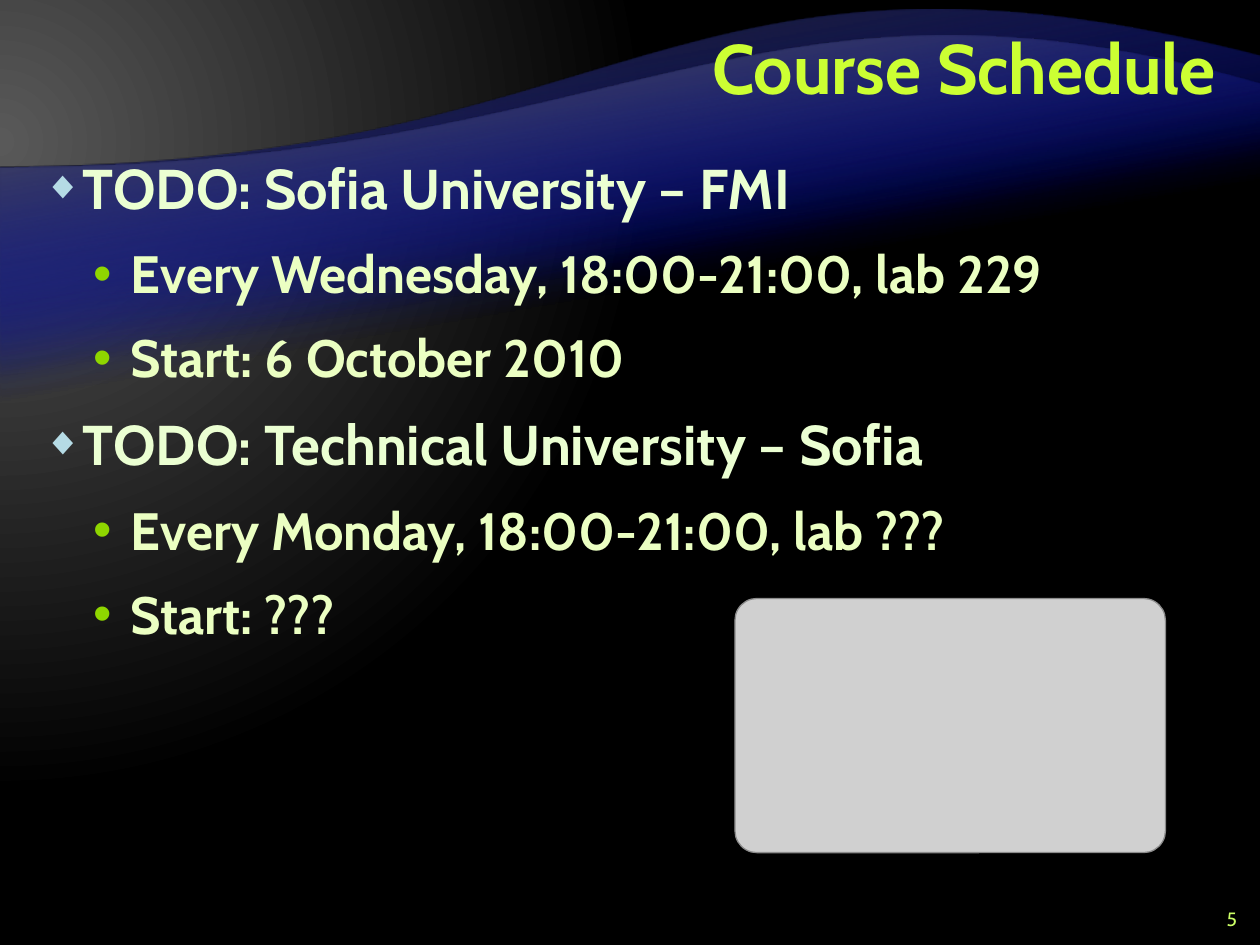
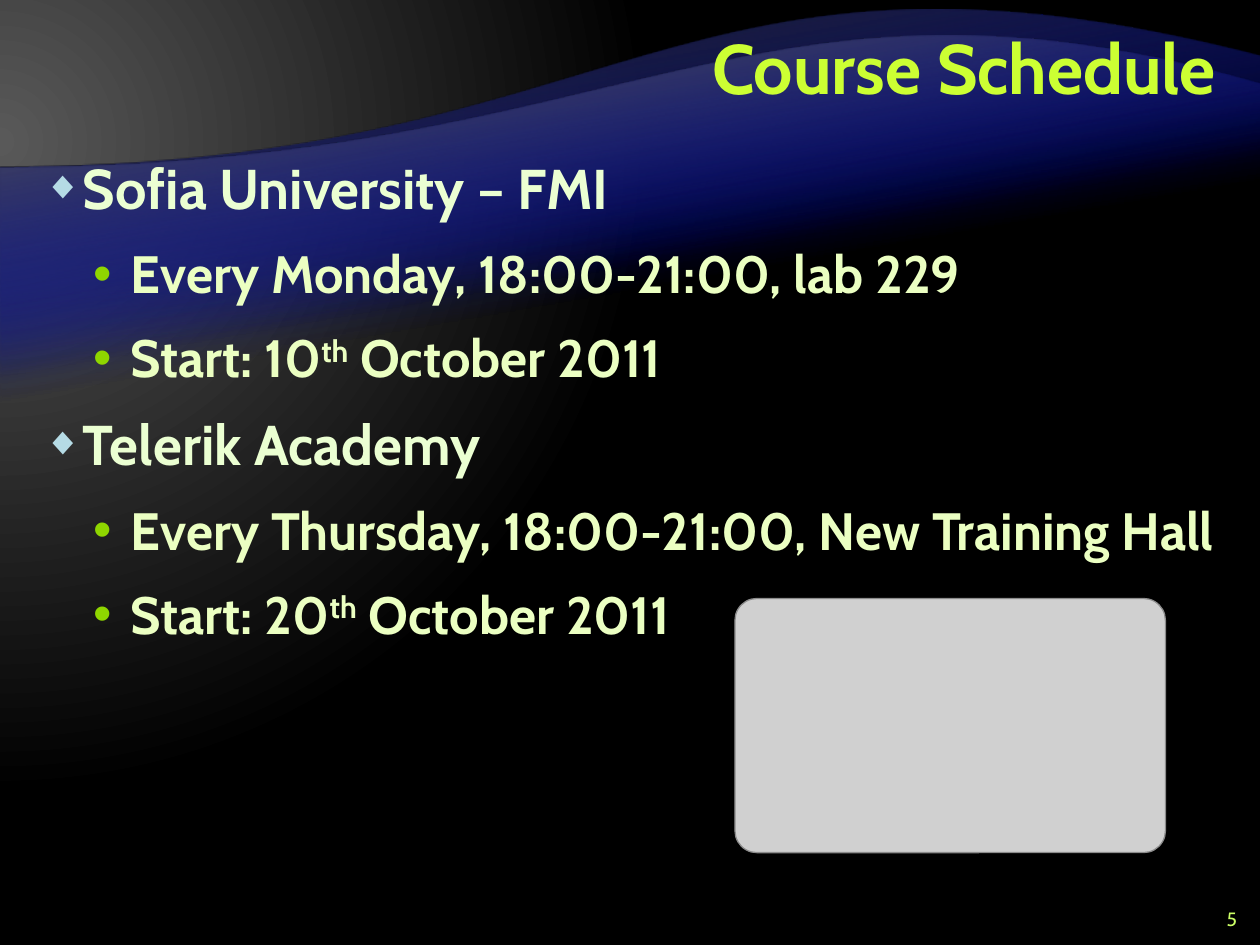
Before and after one commit to Lockheed01/aspnet-mvc-course, a slide deck: slide 5 of Lectures/0. Course Introduction/--for-editing--Course Introduction.pptx. Drawn at 1260x945 pixels with LibreOffice and Linux fonts; fonts in the diff are those of the drawing; grey boxes stand for pictures; background and template pictures are left out. Boxes give left, top, right and bottom in pixels: in the first picture for what was removed or moved away, otherwise in the second. Text is boxed around its words. In the diff, an @@ line names an element or a change of style, - is before the commit and + after.

```diff
--- a/Lectures/0. Course Introduction/--for-editing--Course Introduction.pptx
+++ b/Lectures/0. Course Introduction/--for-editing--Course Introduction.pptx
@@ text at box(83, 161, 1214, 635): text changed @@
-◆ TODO: Sofia University – FMI
-  • Every Wednesday, 18:00-21:00, lab 229
-  • Start: 6 October 2010
-◆ TODO: Technical University – Sofia
-  • Every Monday, 18:00-21:00, lab ???
-  • Start: ???
+◆ Sofia University – FMI
+  • Every Monday, 18:00-21:00, lab 229
+  • Start: 10th October 2011
+◆ Telerik Academy
+  • Every Thursday, 18:00-21:00, New Training Hall
+  • Start: 20th October 2011
```
Also in this commit, not shown: 12 other slides changed, 4 slides added, 4 slides removed.
